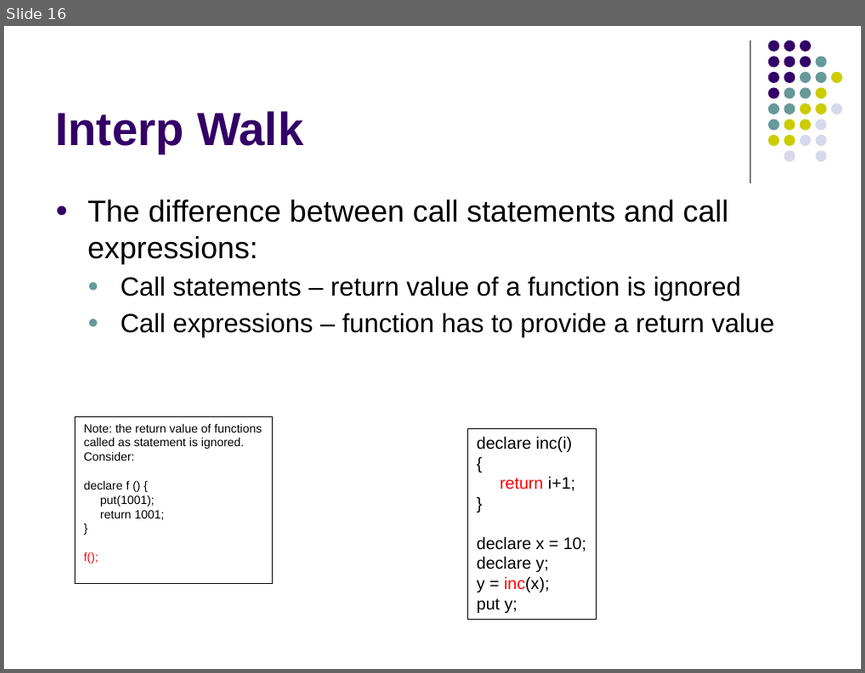
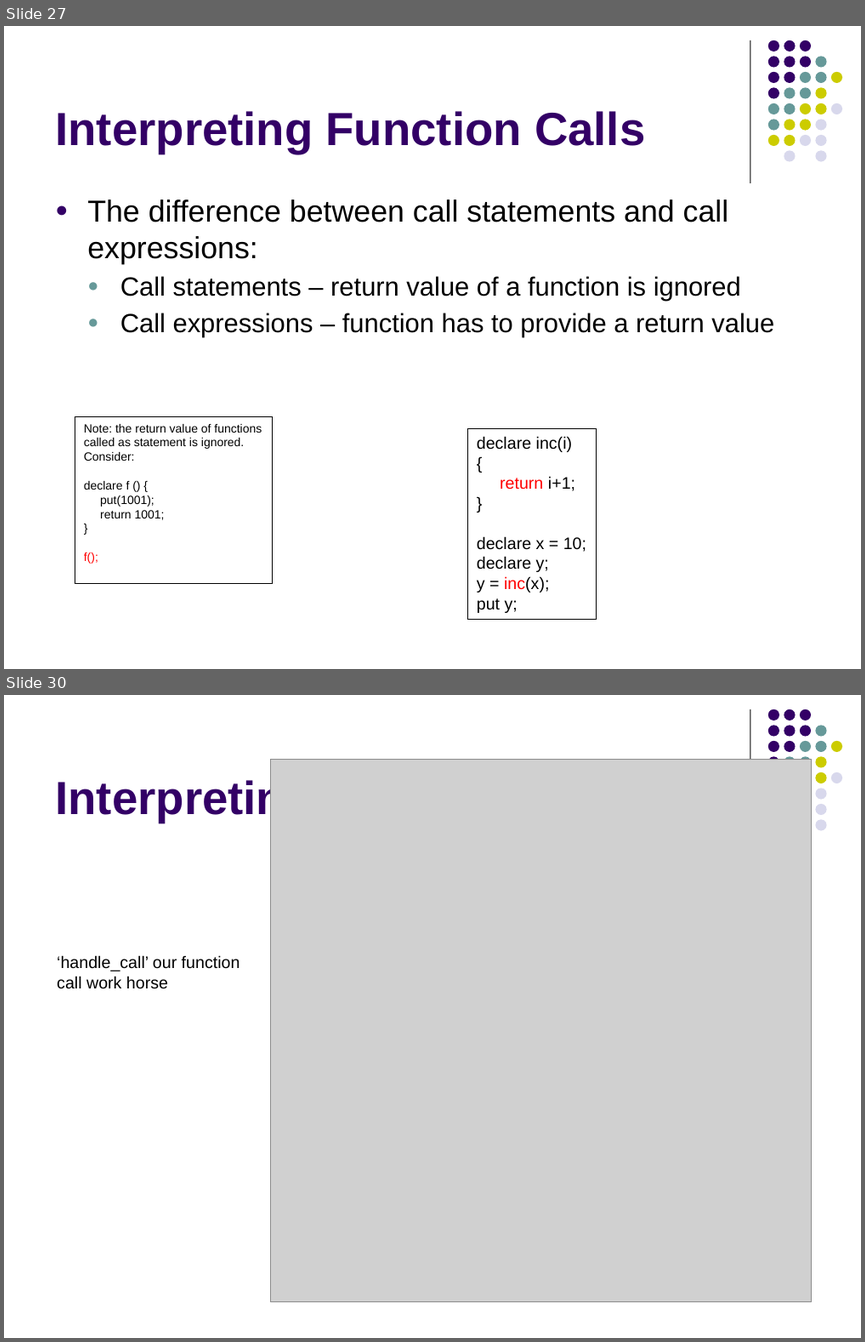
Before and after one commit to lutzhamel/CSC402, a slide deck: notes/csc402-ln013.pptx. Shown one above the other, each under a label of ours: slide 16 before the commit, slides 27 and 30 after it; the slides between them are not shown. The pictures are 865x673 and 865x1342 pixels, drawn with LibreOffice and Linux fonts; fonts in the diff are those of the drawing; grey boxes stand for pictures. Boxes give left, top, right and bottom in pixels: in the first picture for what was removed or moved away, otherwise in the second. Text is boxed around its words. In the diff, an @@ line names an element or a change of style, - is before the commit and + after.

```diff
--- a/notes/csc402-ln013.pptx
+++ b/notes/csc402-ln013.pptx
@@ slide 30 added at [4, 695, 861, 1338], background #FFFFFF; not listed: 25 template elements that a slide beside it also shows @@
@@ picture added at [270, 760, 812, 1302] @@
@@ title added at [55, 777, 313, 823], 39 pt, text #330066, bold @@
+Interpreting Function Calls
@@ text added at [57, 955, 240, 989], 14 pt, text #000000 @@
+‘handle_call’ our function
+call work horse
@@ what was slide 16 is now slide 27 @@
@@ slide 27 changed as well @@
@@ title at [55, 111, 645, 154]: text changed @@
-Interp Walk
+Interpreting Function Calls
```
Also in this commit, not shown: 8 other slides changed, 13 other slides added, 5 slides removed, 4 other files.
